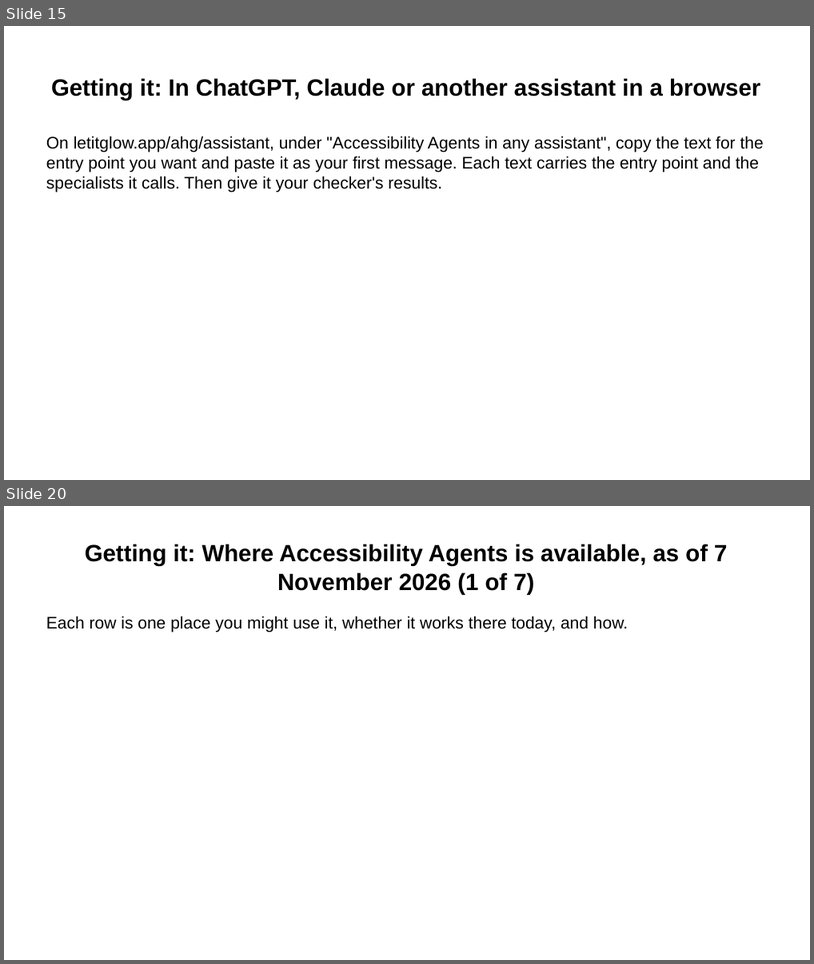
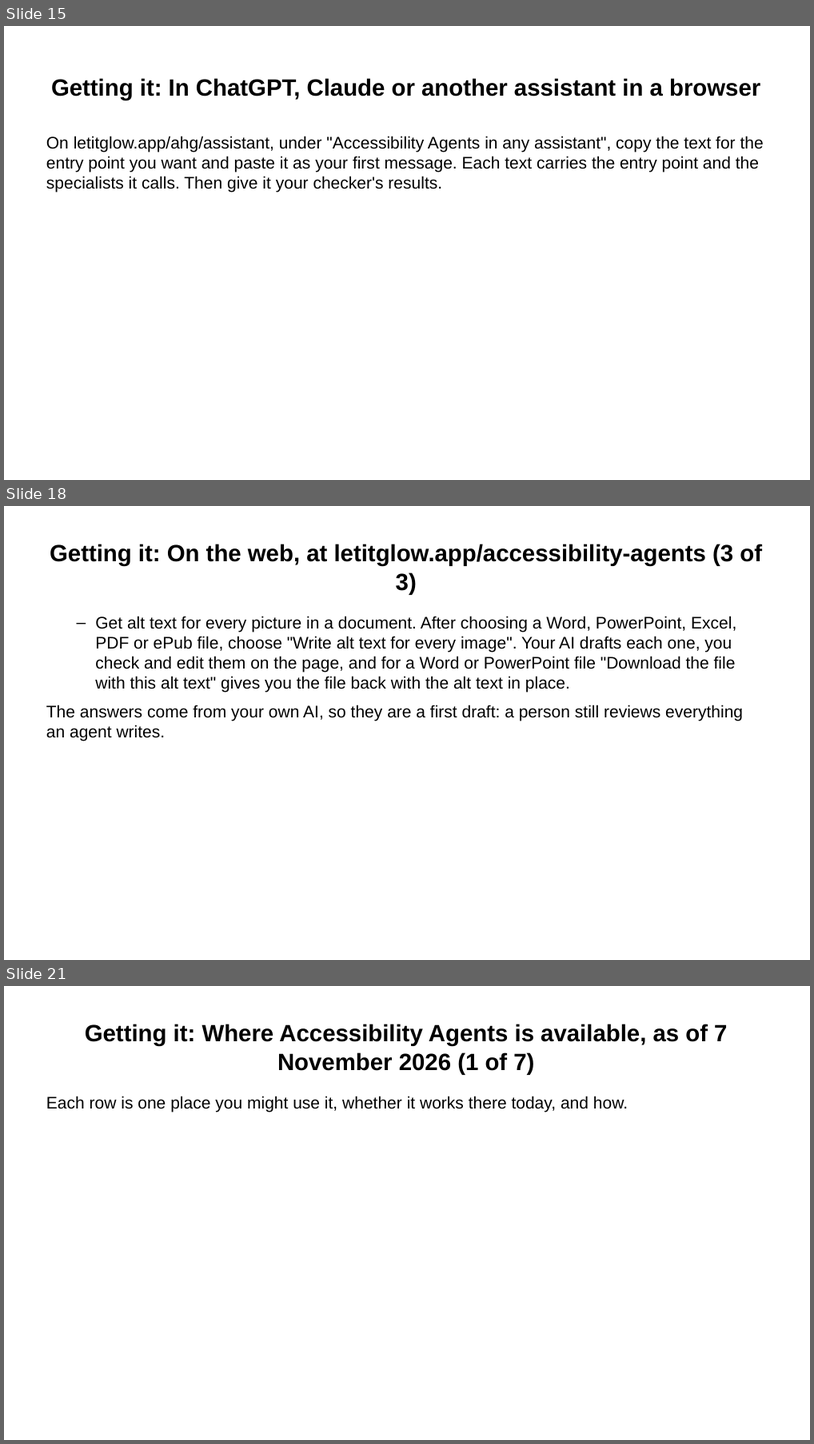
Before and after one commit to Community-Access/glow, a slide deck: docs/ahg-2026/kit/accessibility-agents.pptx. Shown one above the other, each under a label of ours: slides 15 and 20 before the commit, slides 15, 18 and 21 after it; the slides between them are not shown. The pictures are 814x964 and 814x1444 pixels, drawn with LibreOffice and Linux fonts; fonts in the diff are those of the drawing. Boxes give left, top, right and bottom in pixels: in the first picture for what was removed or moved away, otherwise in the second. Text is boxed around its words. In the diff, an @@ line names an element or a change of style, - is before the commit and + after.

```diff
--- a/docs/ahg-2026/kit/accessibility-agents.pptx
+++ b/docs/ahg-2026/kit/accessibility-agents.pptx
@@ slide 18 added at bbox=[4, 506, 810, 960], background #FFFFFF @@
@@ title added at bbox=[50, 544, 762, 594], 28 pt, text #000000, bold @@
+Getting it: On the web, at letitglow.app/accessibility-agents (3 of 3)
@@ text added at bbox=[46, 616, 743, 741], 20 pt, text #000000 @@
+  – Get alt text for every picture in a document. After choosing a Word, PowerPoint, Excel, PDF or ePub file, choose "Write alt text for every image". Your AI drafts each one, you check and edit them on the page, and for a Word or PowerPoint file "Download the file with this alt text" gives you the file back with the alt text in place.
+The answers come from your own AI, so they are a first draft: a person still reviews everything an agent writes.
@@ what was slide 20 is now slide 21 @@
```
Also in this commit, not shown: 6 slides changed, 4 other files.
